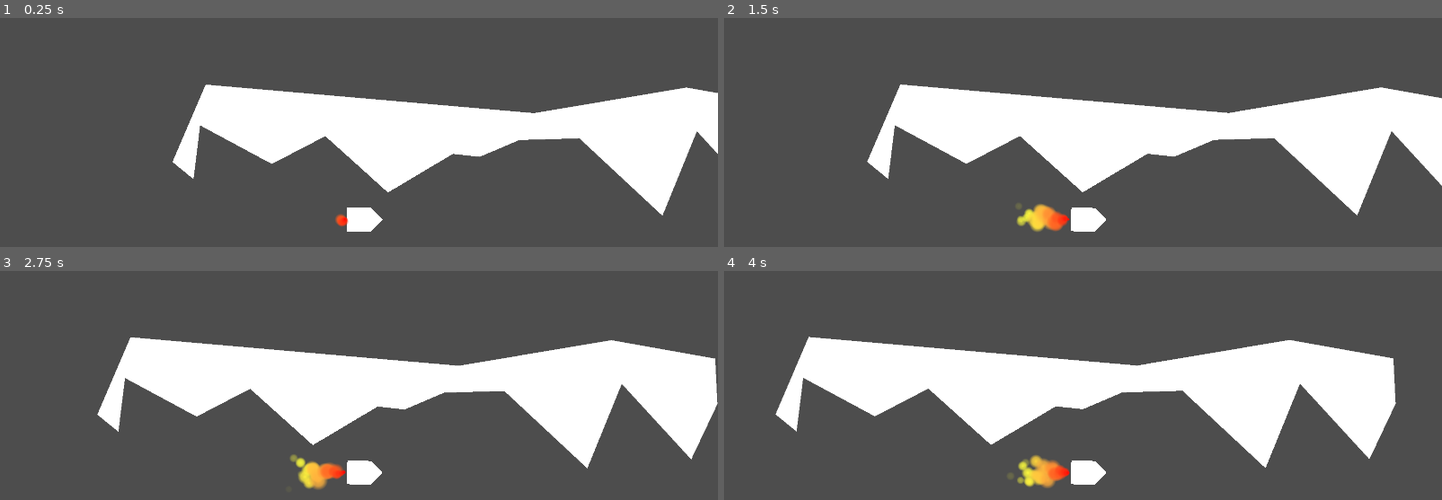
Above: before the commit, frames 1-4 (two rows, left to right).
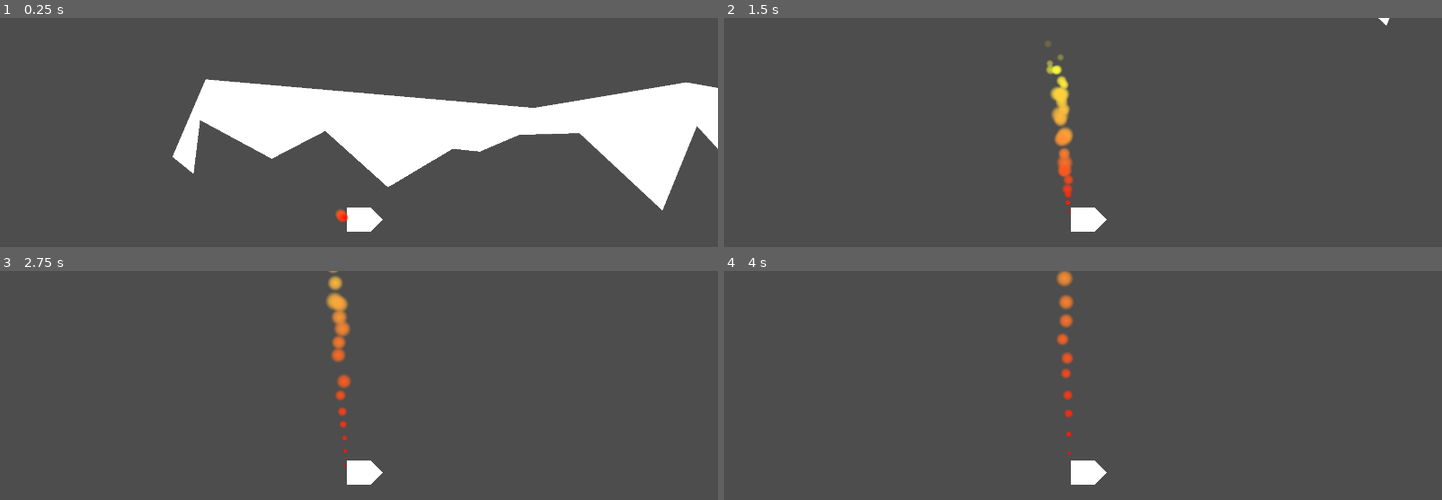
Above: after the commit, the same moments.

Repository: DrWine/IdidNotCrash
Game: Godot game, scene res://Levels/Dev/test.tscn
The game is run twice, just before and just after one commit, with the same random seed, the same clock (stepped at 60 frames per second) and the same inputs. The project has no main scene, so this scene is started directly.
Inputs:
- Up to frame 1 (0.25 s): no input
- Up to frame 2 (1.5 s): hold D (Right) 0.53-1.28 s; tap Space (Space) at 0.6, 1.35 s; hold A (Left) from 1.28 s (still down)
- Up to frame 3 (2.75 s): release A (Left) at 2.03 s; hold D (Right) from 2.03 s (still down); tap Space (Space) at 2.1 s
- Up to frame 4 (4 s): tap Space (Space) at 2.85, 3.6 s; release D (Right) at 3.53 s; hold A (Left) from 3.53 s (still down)

The runs differ from the first frame. In frame 1, 3.9% of the frame differs, in the area x 24-100%, y 26-91%; in frame 2, 22%; in frame 3, 25%, in the area x 13-100%, y 0-96%; in frame 4, 24%.
Error after the commit: Trying to assign value of type 'RigidBody2D' to a variable of type 'CharacterBody2D'. (res://Scripts/Components/MovementComponent.gd:4)

Commit message:
player is rigidbody now

Diff:
--- a/Objects/Player/player.tscn
+++ b/Objects/Player/player.tscn
@@ -47,9 +47,8 @@
 scale_curve = SubResource("CurveTexture_bpp7x")
 color_ramp = SubResource("GradientTexture1D_t45n6")
 
-[node name="Player" type="CharacterBody2D" node_paths=PackedStringArray("movement_cmp")]
+[node name="Player" type="RigidBody2D"]
 script = ExtResource("1_yw17q")
-movement_cmp = NodePath("MovementComponent")
 
 [node name="MovementComponent" type="Node2D" parent="."]
 script = ExtResource("2_yw17q")
--- a/Scripts/PlayerScript.gd
+++ b/Scripts/PlayerScript.gd
@@ -1,3 +1,3 @@
-extends CharacterBody2D
+extends RigidBody2D
 
 @export var movement_cmp :Node
